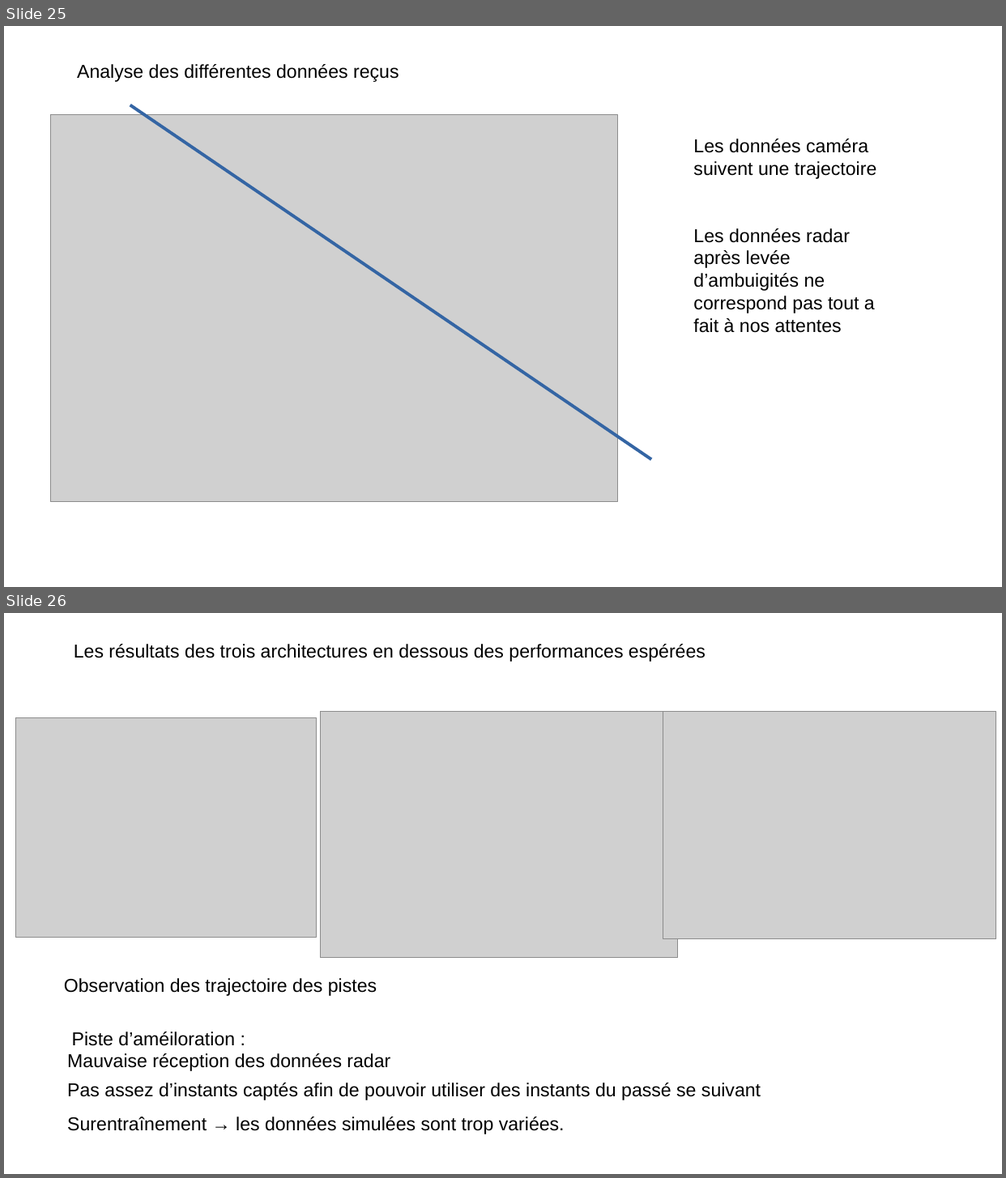
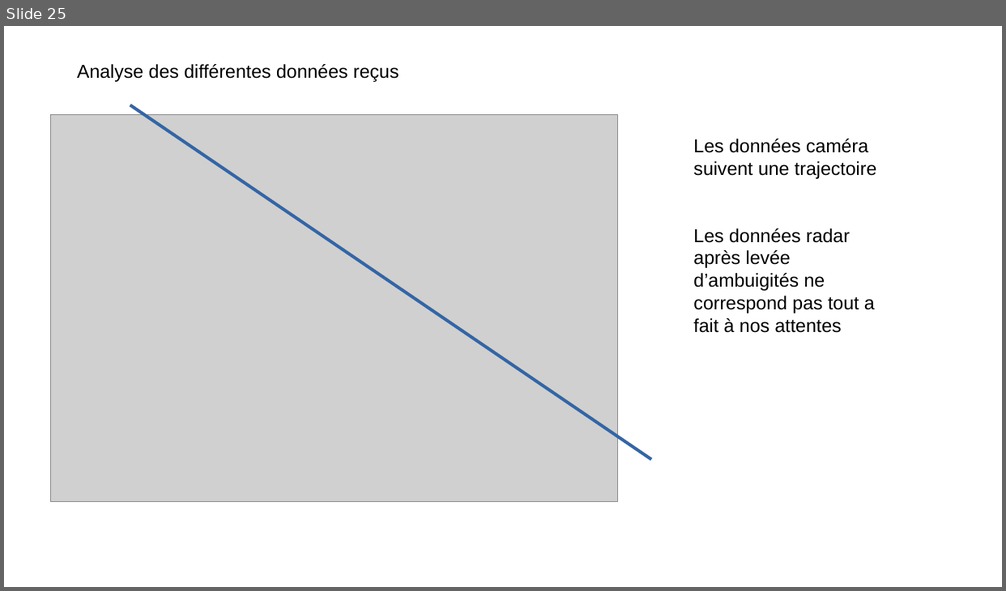
Before and after one commit to grotsartdehe/TFE, a slide deck: Presentation/Slides_TFE.pptx. Shown one above the other, each under a label of ours: slides 25 and 26 before the commit, slide 25 after it. The pictures are 1006x1178 and 1006x591 pixels, drawn with LibreOffice and Linux fonts; fonts in the diff are those of the drawing; grey boxes stand for pictures. Boxes give left, top, right and bottom in pixels: in the first picture for what was removed or moved away, otherwise in the second. Text is boxed around its words. In the diff, an @@ line names an element or a change of style, - is before the commit and + after.

```diff
--- a/Presentation/Slides_TFE.pptx
+++ b/Presentation/Slides_TFE.pptx
@@ slide 26 removed at bbox=[4, 613, 1002, 1174], background #FFFFFF @@
@@ text removed at bbox=[74, 644, 705, 662] @@
-Les résultats des trois architectures en dessous des performances espérées
@@ picture removed at bbox=[16, 718, 317, 937] @@
@@ picture removed at bbox=[320, 711, 678, 957] @@
@@ picture removed at bbox=[663, 711, 996, 939] @@
@@ text removed at bbox=[64, 978, 377, 996] @@
-Observation des trajectoire des pistes
@@ text removed at bbox=[72, 1032, 235, 1046] @@
-Piste d’améiloration :
@@ text removed at bbox=[67, 1054, 390, 1071] @@
-Mauvaise réception des données radar
@@ text removed at bbox=[67, 1083, 761, 1101] @@
-Pas assez d’instants captés afin de pouvoir utiliser des instants du passé se suivant
@@ text removed at bbox=[67, 1117, 565, 1135] @@
-Surentraînement → les données simulées sont trop variées.
```
Also in this commit, not shown: 3 slides changed, 2 slides added, 1 other file.
